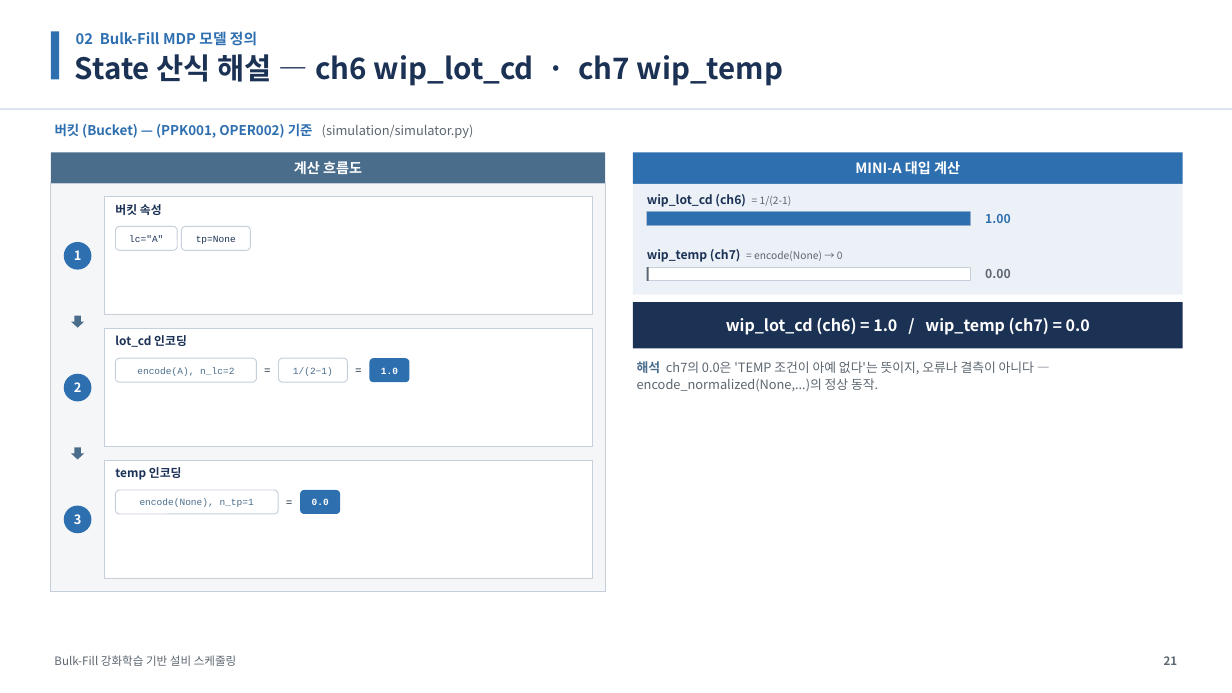
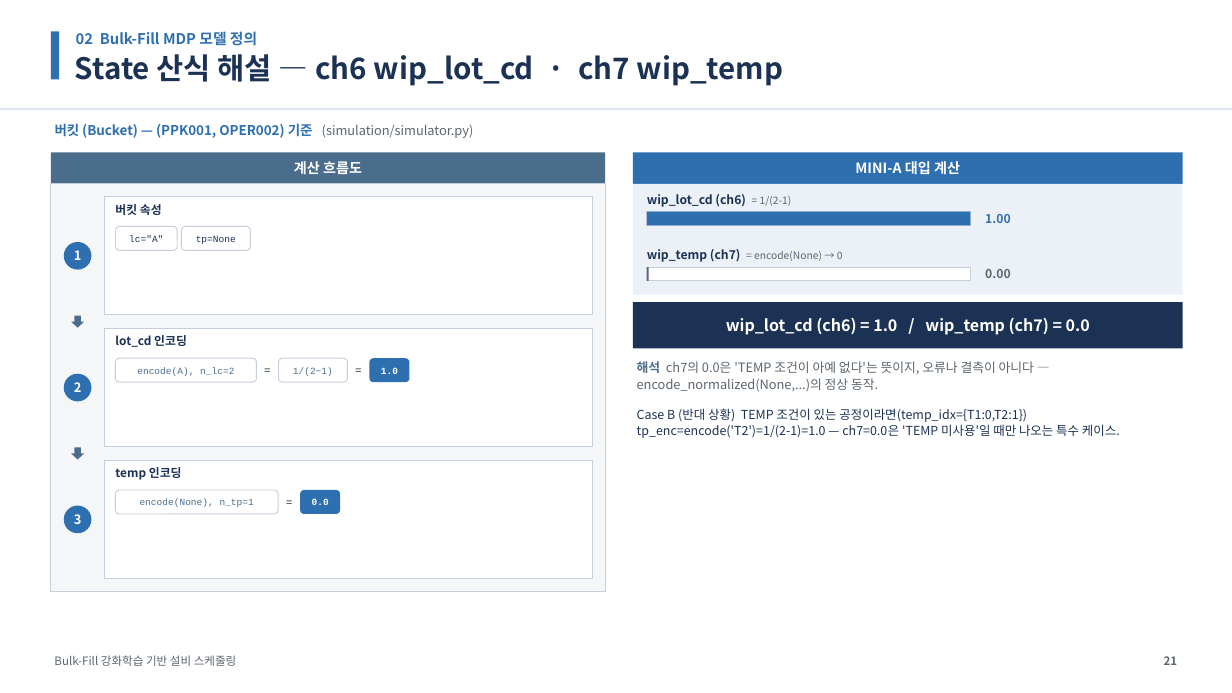
Before and after one commit to relighting123/pjt_scheduling, a slide deck: slide 21 of docs/스케줄링_발표자료.pptx. Drawn at 1232x693 pixels with LibreOffice and Linux fonts; fonts in the diff are those of the drawing. Boxes give left, top, right and bottom in pixels: in the first picture for what was removed or moved away, otherwise in the second. Text is boxed around its words. In the diff, an @@ line names an element or a change of style, - is before the commit and + after.

```diff
--- a/docs/스케줄링_발표자료.pptx
+++ b/docs/스케줄링_발표자료.pptx
@@ text at box(637, 408, 1120, 438): paragraph added @@
+Case B (반대 상황) TEMP 조건이 있는 공정이라면(temp_idx={T1:0,T2:1}) tp_enc=encode('T2')=1/(2-1)=1.0 — ch7=0.0은 'TEMP 미사용'일 때만 나오는 특수 케이스.
```
Also in this commit, not shown: 14 other slides changed, 1 other file.
